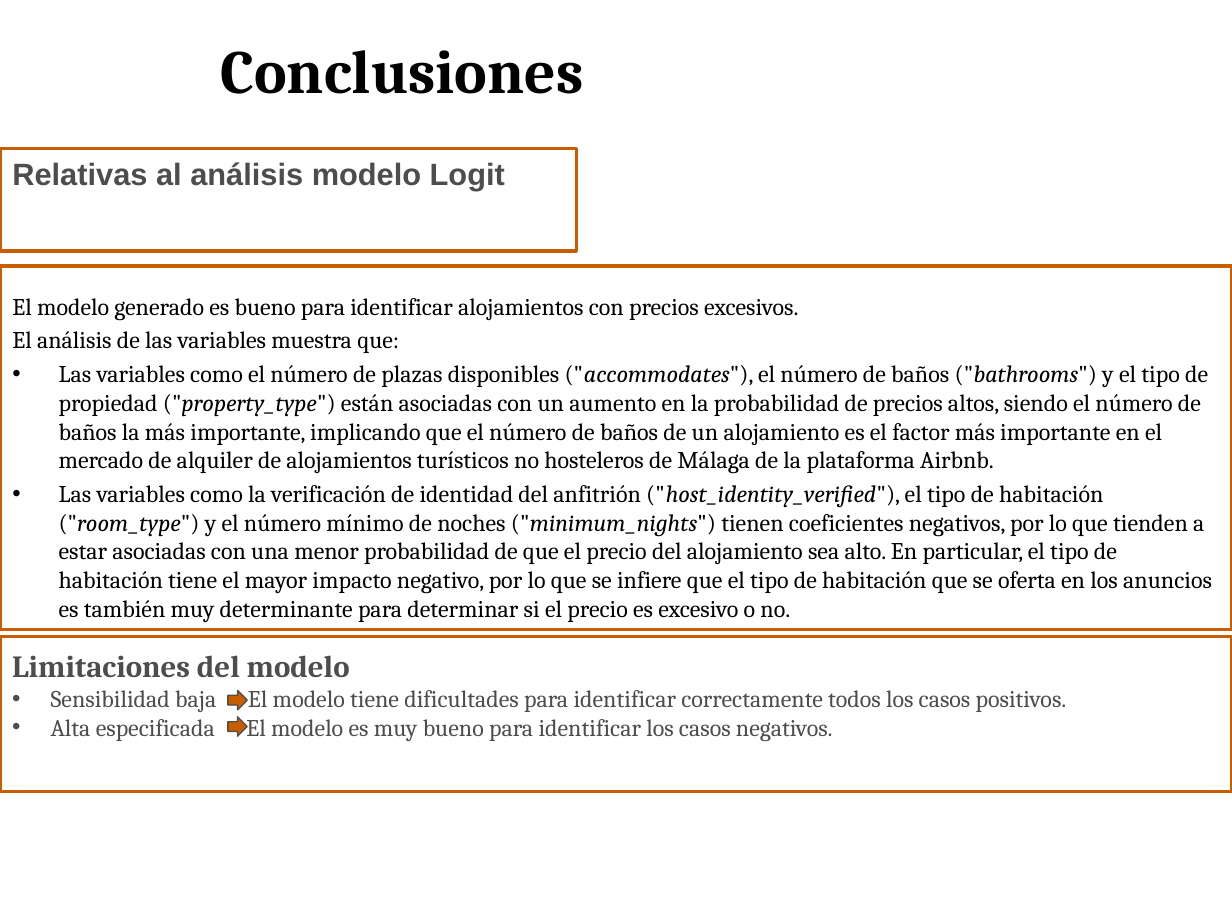
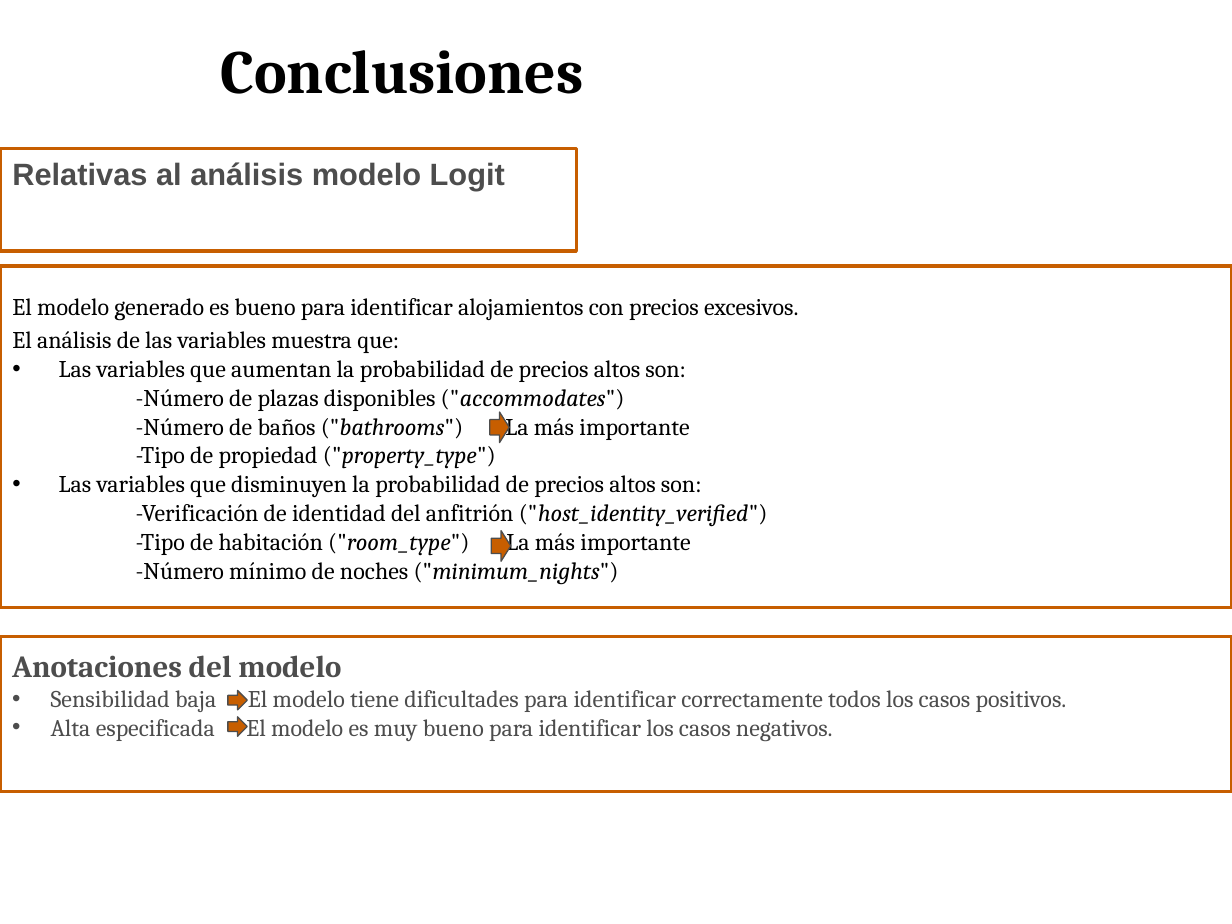
Before and after one commit to Joseluisvic/Trabajo-Final-De-M-ster, a slide deck: slide 14 of Presentación TFM.pptx. Drawn at 1232x924 pixels with LibreOffice and Linux fonts; fonts in the diff are those of the drawing; background and template pictures are left out. Boxes give left, top, right and bottom in pixels: in the first picture for what was removed or moved away, otherwise in the second. Text is boxed around its words. In the diff, an @@ line names an element or a change of style, - is before the commit and + after.

```diff
--- a/Presentación TFM.pptx
+++ b/Presentación TFM.pptx
@@ rectangle: place and size @@
-rectangle at [0, 266, 1232, 630]
+rectangle at [0, 266, 1232, 607]
@@ text at [59, 360, 768, 584]: text changed @@
-• Las variables como el número de plazas disponibles ("accommodates"), el número de baños ("bathrooms") y el tipo de propiedad ("property_type") están asociadas con un aumento en la probabilidad de precios altos, siendo el número de baños la más importante, implicando que el número de baños de un alojamiento es el factor más importante en el mercado de alquiler de alojamientos turísticos no hosteleros de Málaga de la plataforma Airbnb.
-• Las variables como la verificación de identidad del anfitrión ("host_identity_verified"), el tipo de habitación ("room_type") y el número mínimo de noches ("minimum_nights") tienen coeficientes negativos, por lo que tienden a estar asociadas con una menor probabilidad de que el precio del alojamiento sea alto. En particular, el tipo de habitación tiene el mayor impacto negativo, por lo que se infiere que el tipo de habitación que se oferta en los anuncios es también muy determinante para determinar si el precio es excesivo o no.
+• Las variables que aumentan la probabilidad de precios altos son:
+-Número de plazas disponibles ("accommodates")
+-Número de baños ("bathrooms") La más importante
+-Tipo de propiedad ("property_type")
+• Las variables que disminuyen la probabilidad de precios altos son:
+-Verificación de identidad del anfitrión ("host_identity_verified")
+-Tipo de habitación ("room_type") La más importante
+-Número mínimo de noches ("minimum_nights")
@@ right arrow added at [490, 411, 510, 442], fill #C75E00, outline #4D4D4D 0.75 pt @@
@@ right arrow added at [492, 531, 511, 562], fill #C75E00, outline #4D4D4D 0.75 pt @@
@@ text at [12, 655, 341, 678]: text changed @@
-Limitaciones del modelo
+Anotaciones del modelo
```
Also in this commit, not shown: 6 other slides changed, 1 slide removed.
